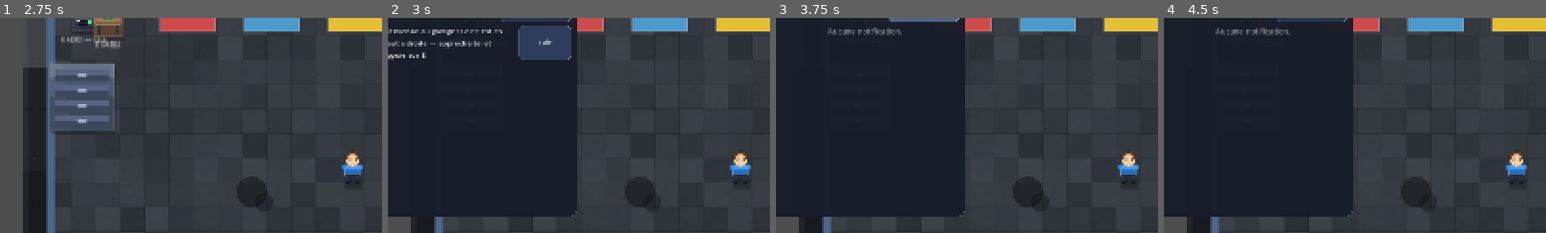
Above: before the commit, frames 1-4 (left to right).
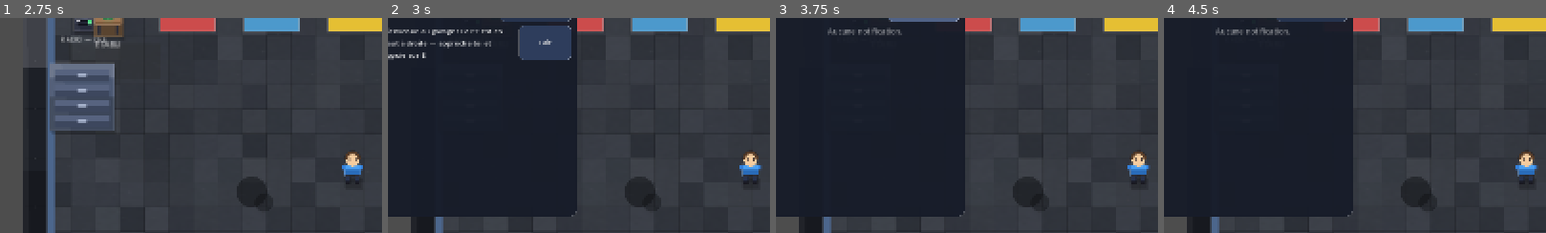
Above: after the commit, the same moments.

Repository: BlackAngelTVdev/DataCenter-Simulator
Game: Godot game, scene res://scenes/ui/menu.tscn
Same seed, same stepped clock (60 frames per second), same inputs: the game is played once before the commit and once after it.
Inputs (mouse positions are % of the whole screen's width and height, from its top left):
- Up to frame 1 (2.75 s): click "Reprendre" at 0.5 s; click "1" at 1.25 s; click (2, 4) at 2 s
- Up to frame 2 (3 s): tap Enter at 2.75 s; move the mouse to (72, 45) at 2.77 s; hold D (move_right) from 2.78 s (still down); hold E (interact) from 2.78 s (still down); click (72, 45) at 2.92 s
- Up to frame 3 (3.75 s): release D (move_right) at 3.5 s; release E (interact) at 3.5 s; click "Tout effacer" at 3.5 s
- Up to frame 4 (4.5 s): tap Space at 4.25 s; drag from (30, 55) to (45, 70) at 4.27 s
The pictures show only the part of the screen within x 2-52%, y 13-63%; the shares and areas given below are measured in that part.

Frame 1 is identical in both runs. In frame 2, 0.7% of the frame differs, in the area x 89-98%, y 62-78%; in frame 3, 0.7%; in frame 4, 0.7%.
Error before the commit: Invalid access to property or key 'installed' on a base object of type 'CanvasLayer (OSInstallUI)'. (res://scripts/game/garage_scene.gd:539)

Commit message:
feat(garage): job d'établi traité au tick + baies Data Hall en auto-close
_process_bench_job() décompte GameManager.bench_job au tick (les deux
locaux partagent le script : le travail continue même en changeant de
local). _finish_bench_job() applique le résultat (OS installé /
serveur réparé) au serveur porté, ou à sa copie sur l'étagère si
déposé entre-temps. _bench_interact garde busy() (slot occupé).
Data Hall : le panneau se ferme dès qu'on lance install/réparation
(les baies travaillaient déjà en fond), et BenchUnit émet
bay_finished → toast quand une baie a fini.

Diff:
--- a/scripts/game/bench_unit.gd
+++ b/scripts/game/bench_unit.gd
@@ -11,6 +11,8 @@
 const INSTALL_TIME := 4.0  # secondes par baie
 const REPAIR_TIME := 120.0  # réparation d'un serveur en panne : ~2 min (la baie est occupée)
 const SIZE := Vector2(66, 30)
+
+signal bay_finished(bay: int, is_repair: bool)  # une baie a terminé son travail
 
 var cell := Vector2i(4, 12)  # case de la grille (sauvegarde)
 var bays: Array = []
@@ -40,7 +42,8 @@
 
 func _process(delta: float) -> void:
 	var changed := false
-	for bay in bays:
+	for i in range(bays.size()):
+		var bay: Dictionary = bays[i]
 		if bay.get("repairing", false):
 			# RÉPARATION d'un serveur en panne : ~2 min, la baie est occupée
 			# (l'autre baie reste libre — installations et réparations parallèles).
@@ -50,6 +53,7 @@
 				bay["repairing"] = false
 				bay["repaired"] = true
 				changed = true
+				bay_finished.emit(i, true)
 		elif bay.get("installing", false):
 			bay["progress"] = bay.get("progress", 0.0) + delta / INSTALL_TIME
 			if bay["progress"] >= 1.0:
@@ -61,6 +65,7 @@
 				else:
 					bay["os_id"] = bay.get("pending_os", "")
 				changed = true
+				bay_finished.emit(i, false)
 	if changed:
 		queue_redraw()
 
--- a/scripts/game/garage_scene.gd
+++ b/scripts/game/garage_scene.gd
@@ -452,6 +452,7 @@
 		bench_unit.name = "BenchPro"
 		bench_unit.position = _cell_center(_loc_bench_cell())
 		add_child(bench_unit)
+		bench_unit.bay_finished.connect(_on_bay_finished)
 		interactables.append(bench_unit)
 
 		# Le Data Hall a SON point de livraison (bas de salle) : les commandes
@@ -536,8 +537,7 @@
 
 	install_ui = OSInstallUI.new()
 	install_ui.name = "OSInstallUI"
-	install_ui.installed.connect(_on_os_installed)
-	install_ui.repaired.connect(_on_server_repaired)
+	install_ui.started.connect(_on_install_started)
 	add_child(install_ui)
 
 	rack_ui = RackUI.new()
@@ -983,6 +983,12 @@
 
 
 func _bench_interact() -> void:
+	# Un travail tourne déjà sur l'établi du garage : il continue TOUT SEUL en
+	# arrière-plan (GameManager.bench_job) — on ne peut pas en lancer un second
+	# (le slot reste occupé jusqu'à la fin).
+	if install_ui.busy():
+		hud.toast("L'établi est occupé — l'installation/réparation en cours continue toute seule (un toast te préviendra).")
+		return
 	if player.is_carrying():
 		var item := player.carried_item
 		# Un serveur EN PANNE s'ouvre aussi à l'établi : mode RÉPARATION
@@ -1171,7 +1177,7 @@
 		return
 	if bench_unit.start_repair(bay):
 		GameManager.cash -= cost
-		bench_ui.refresh()
+		bench_ui.close()  # le panneau se ferme : la baie travaille TOUTE SEULE
 		hud.toast("Réparation en cours… (~2 min, baie %d occupée — l'autre reste libre)" % (bay + 1))
 
 
@@ -1179,7 +1185,7 @@
 	if bench_unit == null:
 		return
 	if bench_unit.start_install(bay, os_id):
-		bench_ui.refresh()
+		bench_ui.close()  # le panneau se ferme : la baie travaille TOUTE SEULE
 		# Le nom vient de l'OS (data/os_list.gd) OU de la licence proxy
 		# (data/proxy_list.gd) selon ce qui s'installe.
 		var proxy := ProxyList.get_proxy(os_id)
@@ -2057,6 +2063,7 @@
 func _on_tick() -> void:
 	tick += 1
 	_update_incidents()
+	_process_bench_job()
 	# E-mails aléatoires (pub / offres / newsletters) : cooldown puis chance de
 	# départ — la boîte Mail se remplit au fil de la partie (les deux locaux
 	# partagent le script, l'arrivée fonctionne partout).
@@ -2260,14 +2267,90 @@
 	return n
 
 
-func _on_os_installed(_os_id: String) -> void:
-	hud.toast("Logiciel installé ! Maintenant pose le serveur dans le garage (E).")
-
-
-func _on_server_repaired() -> void:
-	## Fin de la réparation à l'établi du garage : le serveur porté est de
-	## nouveau opérationnel — il ne reste qu'à le remonter (armoire ou sol).
-	hud.toast("Serveur réparé ! Remonte-le en armoire (E puis clic sur une baie) pour relancer les revenus.")
+func _on_install_started(text: String) -> void:
+	## Le travail démarre à l'établi du garage : le panneau s'est fermé, on
+	## prévient que ça tourne en arrière-plan (le joueur peut vaquer à ses
+	## occupations).
+	hud.toast(text)
+
+
+func _process_bench_job() -> void:
+	## Travail à l'établi du GARAGE (GameManager.bench_job) : le temps défile
+	## (1 tick = 1 s), même si on est dans l'AUTRE local (les deux locaux
+	## partagent ce script). À la fin, le résultat s'applique au serveur porté
+	## et un toast prévient — on n'est jamais bloqué devant l'établi.
+	if GameManager.bench_job.is_empty():
+		return
+	GameManager.bench_job["seconds_left"] = float(GameManager.bench_job.get("seconds_left", 0.0)) - 1.0
+	if float(GameManager.bench_job.get("seconds_left", 0.0)) <= 0.0:
+		_finish_bench_job()
+
+
+func _finish_bench_job() -> void:
+	## Fin du travail à l'établi du garage : le résultat (OS installé OU
+	## serveur réparé) s'applique au serveur porté (le job garde sa référence).
+	var job: Dictionary = GameManager.bench_job
+	GameManager.bench_job = {}
+	var mode := str(job.get("mode", ""))
+	var item: Dictionary = job.get("item", {})
+	if item.is_empty():
+		return
+	if mode == "repair":
+		item["broken"] = false
+		item["wear"] = clampf(float(item.get("wear", 0.0)) * 0.3, 0.0, 1.0)
+		hud.toast("Serveur réparé ! Remonte-le en armoire (E puis clic sur une baie) pour relancer les revenus.")
+	else:
+		var os_id := str(job.get("os_id", ""))
+		var proxy := ProxyList.get_proxy(os_id)
+		if not proxy.is_empty():
+			item["proxy"] = os_id
+			item["proxy_name"] = str(proxy.get("name", os_id))
+		else:
+			item["os"] = os_id
+			item["os_name"] = str(OSList.get_os(os_id).get("name", os_id))
+		hud.toast("Logiciel installé ! Maintenant pose le serveur dans le garage (E).")
+	# Après une sauvegarde/rechargement, le serveur porté et celui du job sont
+	# deux dicts distincts mais identiques : on resynchronise la main. PAS de
+	# comparaison profonde (carried != item) ici : après un reload les deux
+	# dicts sont égaux en contenu mais pas la même référence — on applique
+	# donc toujours les clés (no-op sans danger si c'est le même objet).
+	var carried := player.carried_item
+	if carried.get("kind", "") == "server" and str(carried.get("id", "")) == str(item.get("id", "")):
+		for key in item:
+			carried[key] = item[key]
+	# Cas 2 : le serveur n'est plus porté (déposé sur l'étagère pendant le
+	# travail, ou le joueur tient un AUTRE serveur). Le job garde la référence
+	# du dict d'origine, devenue orpheline après le duplicate() du dépôt : on
+	# applique le résultat à la copie de l'étagère (même id) pour ne pas perdre
+	# la réparation/l'OS.
+	elif storage_unit != null:
+		for i in range(storage_unit.items.size()):
+			var it: Dictionary = storage_unit.items[i]
+			if it.get("kind", "") == "server" and str(it.get("id", "")) == str(item.get("id", "")):
+				for key in item:
+					it[key] = item[key]
+				storage_unit.queue_redraw()
+				break
+
+
+func _on_bay_finished(bay: int, is_repair: bool) -> void:
+	## Une baie de l'établi Pro (Data Hall) a terminé son travail (installation
+	## d'OS ou réparation) pendant que le joueur vaquait à ses occupations : on
+	## le prévient pour qu'il revienne récupérer le serveur.
+	if bench_unit == null or bay < 0 or bay >= bench_unit.bays.size():
+		return
+	var b: Dictionary = bench_unit.bays[bay]
+	if is_repair:
+		hud.toast("Baie %d : serveur réparé ! Reviens le récupérer (E sur l'établi)." % (bay + 1))
+		return
+	var os_id := str(b.get("os_id", ""))
+	var proxy_id := str(b.get("proxy_id", ""))
+	var name := "Logiciel"
+	if not os_id.is_empty():
+		name = str(OSList.get_os(os_id).get("name", os_id))
+	elif not proxy_id.is_empty():
+		name = str(ProxyList.get_proxy(proxy_id).get("name", proxy_id))
+	hud.toast("Baie %d : %s installé ! Reviens le récupérer (E sur l'établi)." % [bay + 1, name])
 
 
 # ------------------------------------------------------------------ Événements aléatoires (vie du garage)
